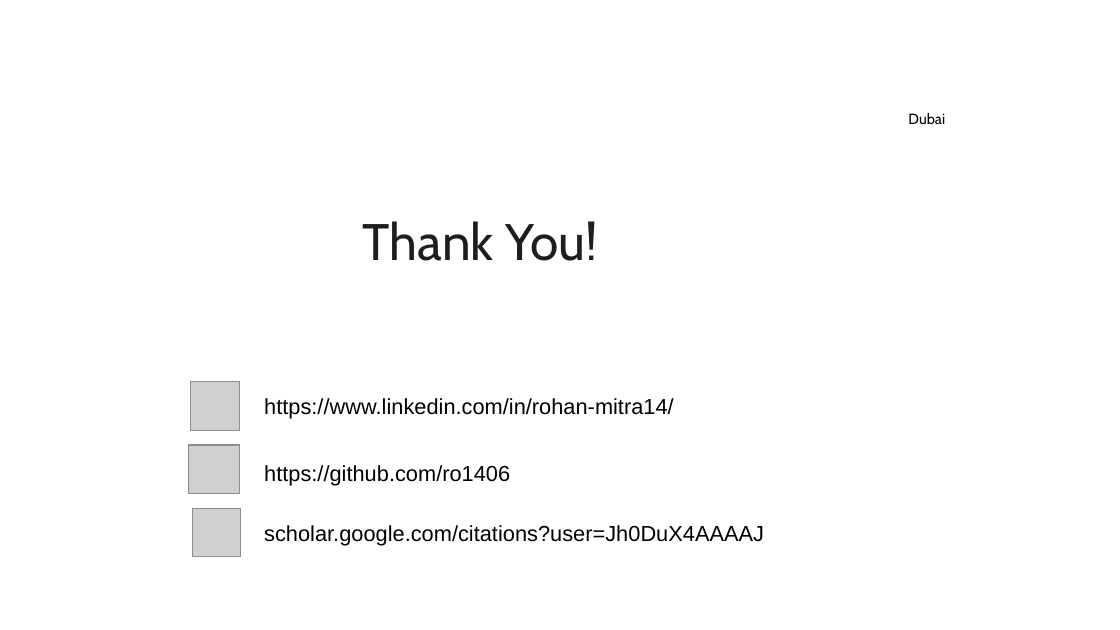
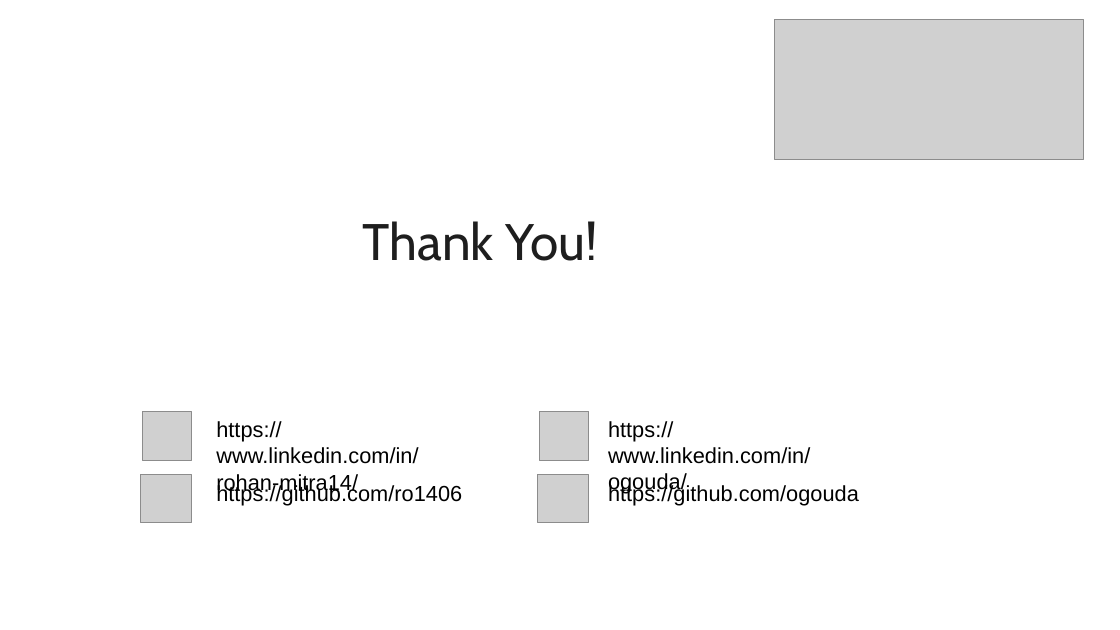
Before and after one commit to ro1406/rag-with-gemini, a slide deck: slide 18 of Intro To RAG.pptx. Drawn at 1120x630 pixels with LibreOffice and Linux fonts; fonts in the diff are those of the drawing; grey boxes stand for pictures; background and template pictures are left out. Boxes give left, top, right and bottom in pixels: in the first picture for what was removed or moved away, otherwise in the second. Text is boxed around its words. In the diff, an @@ line names an element or a change of style, - is before the commit and + after.

```diff
--- a/Intro To RAG.pptx
+++ b/Intro To RAG.pptx
@@ picture added at <box>775,20,1083,160</box> @@
@@ text removed at <box>908,113,945,124</box> @@
-Dubai
@@ picture: place and size @@
-picture at <box>190,382,240,431</box>
+picture at <box>142,411,192,460</box>
@@ text "https://www.linkedin.com/in/rohan-mitra14/" rewrapped from <box>264,398,674,419</box> to <box>216,421,418,494</box> @@
@@ picture added at <box>540,411,589,460</box> @@
@@ text added at <box>608,421,810,494</box>, 14 pt, text #000000 @@
+https://www.linkedin.com/in/ogouda/
@@ picture: place and size @@
-picture at <box>188,445,240,493</box>
+picture at <box>140,475,192,523</box>
@@ text "https://github.com/ro1406": place and size @@
-text "https://github.com/ro1406" at <box>264,465,510,486</box>
+text "https://github.com/ro1406" at <box>216,484,462,506</box>
@@ picture added at <box>538,475,589,523</box> @@
@@ picture removed at <box>193,508,241,557</box> @@
@@ text added at <box>608,484,859,506</box>, 14 pt, text #000000 @@
+https://github.com/ogouda
@@ text removed at <box>264,525,764,546</box> @@
-scholar.google.com/citations?user=Jh0DuX4AAAAJ
```
Also in this commit, not shown: 11 other slides changed, 2 slides added, 2 slides removed.
